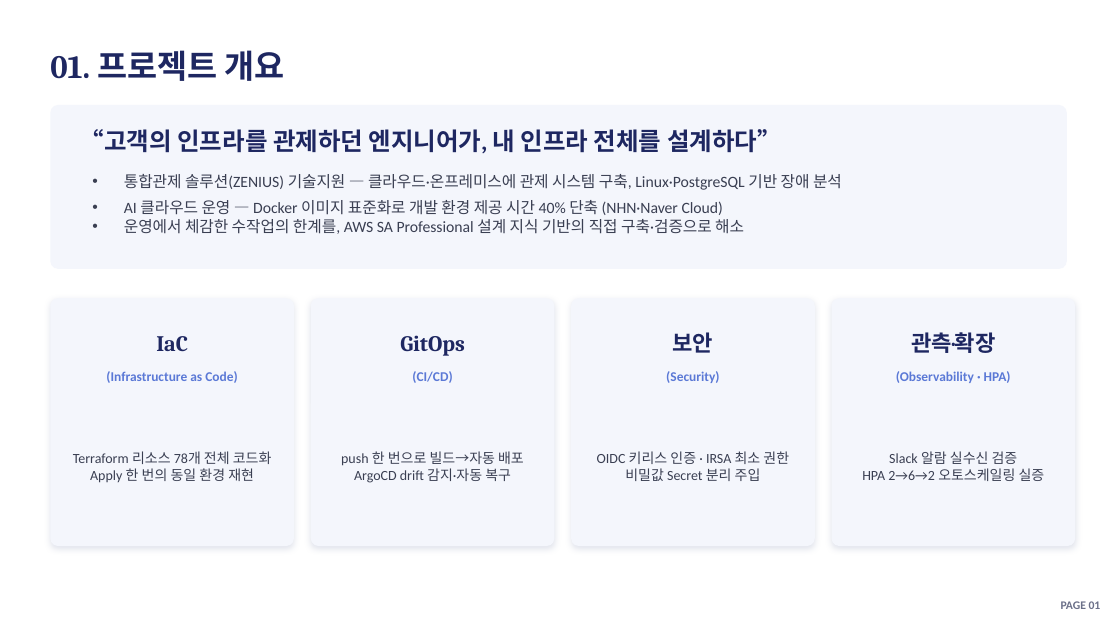
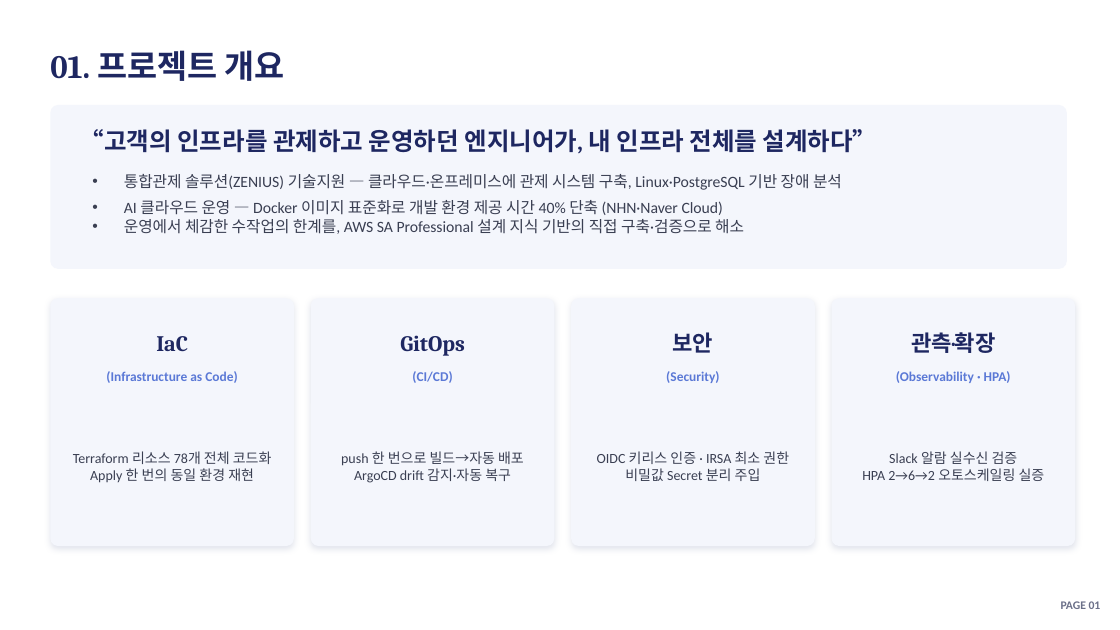
Before and after one commit to soc05272/eks-gitops-portfolio, a slide deck: slide 3 of docs/presentation.pptx. Drawn at 1120x630 pixels with LibreOffice and Linux fonts; fonts in the diff are those of the drawing. Boxes give left, top, right and bottom in pixels: in the first picture for what was removed or moved away, otherwise in the second. Text is boxed around its words. In the diff, an @@ line names an element or a change of style, - is before the commit and + after.

```diff
--- a/docs/presentation.pptx
+++ b/docs/presentation.pptx
@@ text at (x1=80, y1=129, x2=878, y2=153): text changed @@
-“고객의 인프라를 관제하던 엔지니어가, 내 인프라 전체를 설계하다”
+“고객의 인프라를 관제하고 운영하던 엔지니어가, 내 인프라 전체를 설계하다”
```
